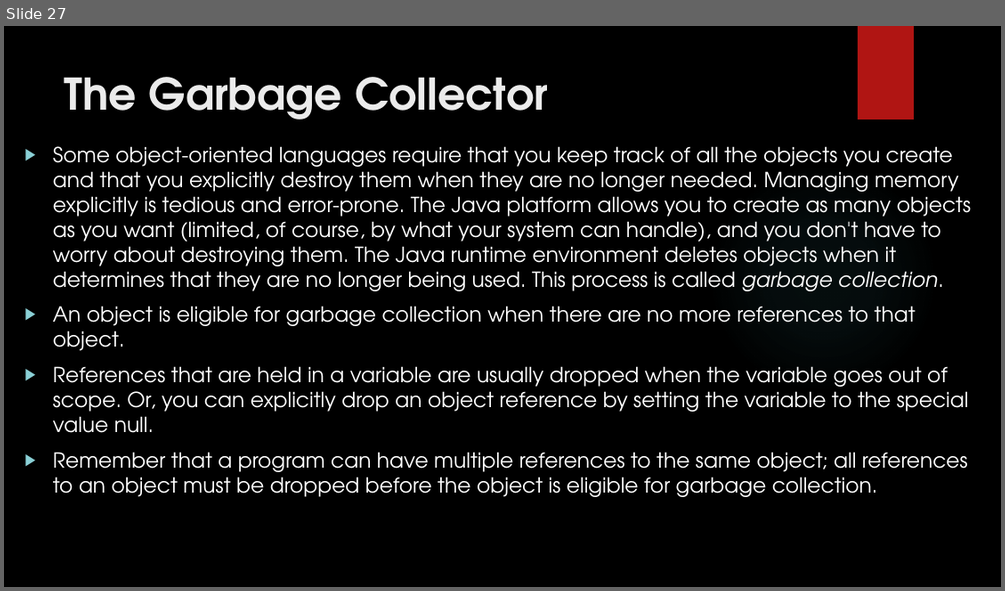
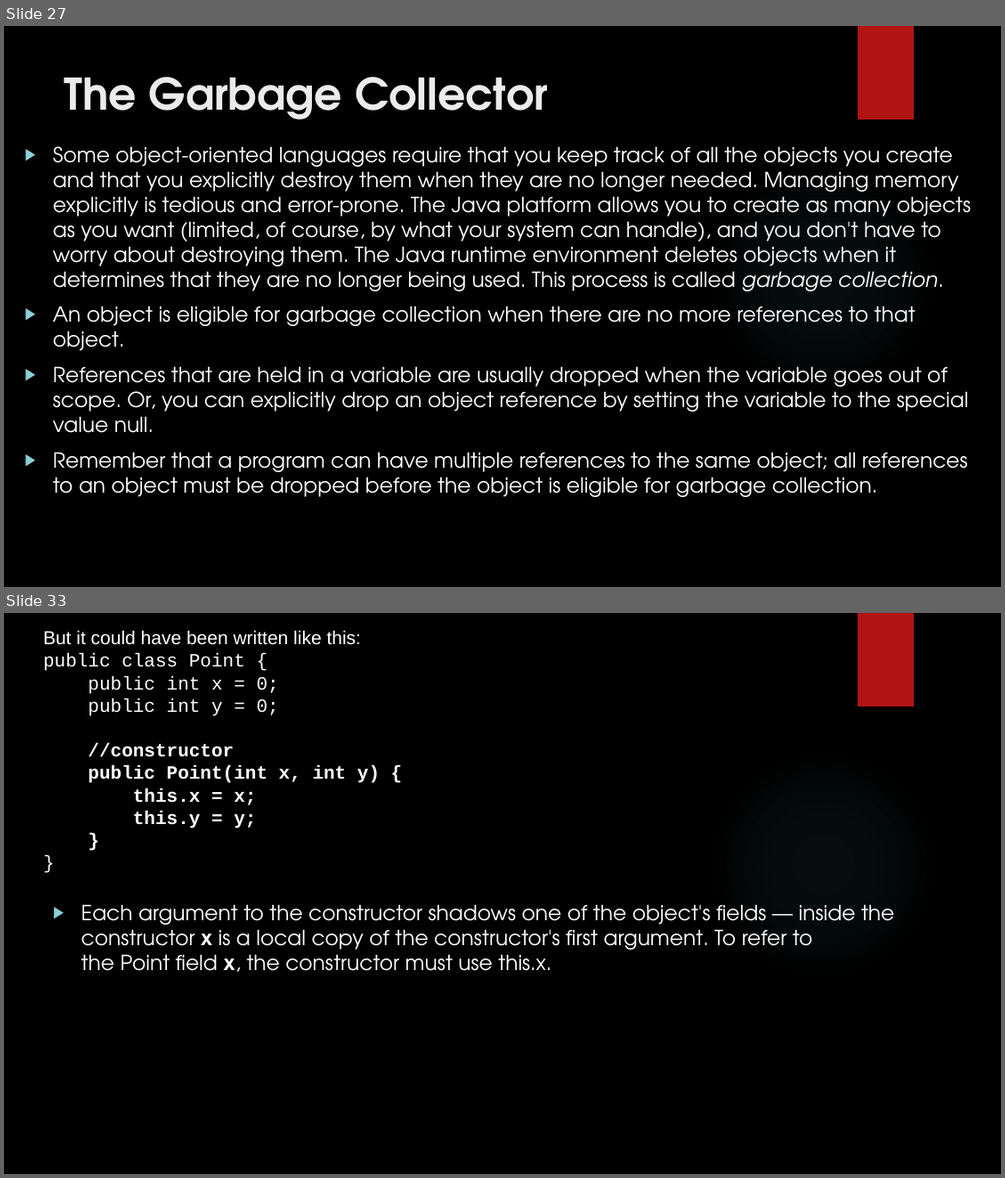
Before and after one commit to sekhar12333/Java_ppts, a slide deck: 04_10_2018/Classes.pptx. Shown one above the other, each under a label of ours: slide 27 before the commit, slides 27 and 33 after it; the slides between them are not shown. The pictures are 1005x591 and 1005x1178 pixels, drawn with LibreOffice and Linux fonts; fonts in the diff are those of the drawing; background and template pictures are left out. Boxes give left, top, right and bottom in pixels: in the first picture for what was removed or moved away, otherwise in the second. Text is boxed around its words. In the diff, an @@ line names an element or a change of style, - is before the commit and + after.

```diff
--- a/04_10_2018/Classes.pptx
+++ b/04_10_2018/Classes.pptx
@@ slide 33 added at [4, 613, 1001, 1174], background picture (left out); not listed: 2 template elements that a slide beside it also shows @@
@@ text added at [43, 630, 380, 828], 18 pt, text #FFFFFF @@
+But it could have been written like this:
+public class Point {
+public int x = 0;
+public int y = 0;
+//constructor
+public Point(int x, int y) {
+this.x = x;
+this.y = y;
+}
+}
@@ text added at [81, 904, 894, 972], 20 pt, text #FFFFFF @@
+▶ Each argument to the constructor shadows one of the object's fields — inside the constructor x is a local copy of the constructor's first argument. To refer to the Point field x, the constructor must use this.x.
```
Also in this commit, not shown: 26 other slides added.
